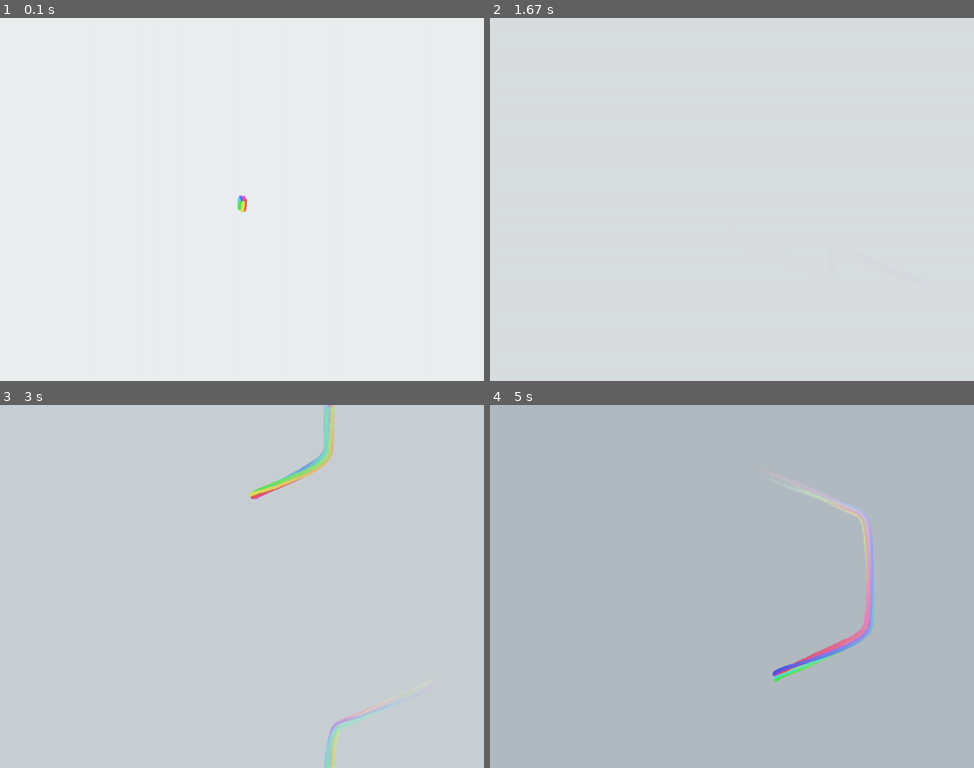
Above: before the commit, frames 1-4 (two rows, left to right).
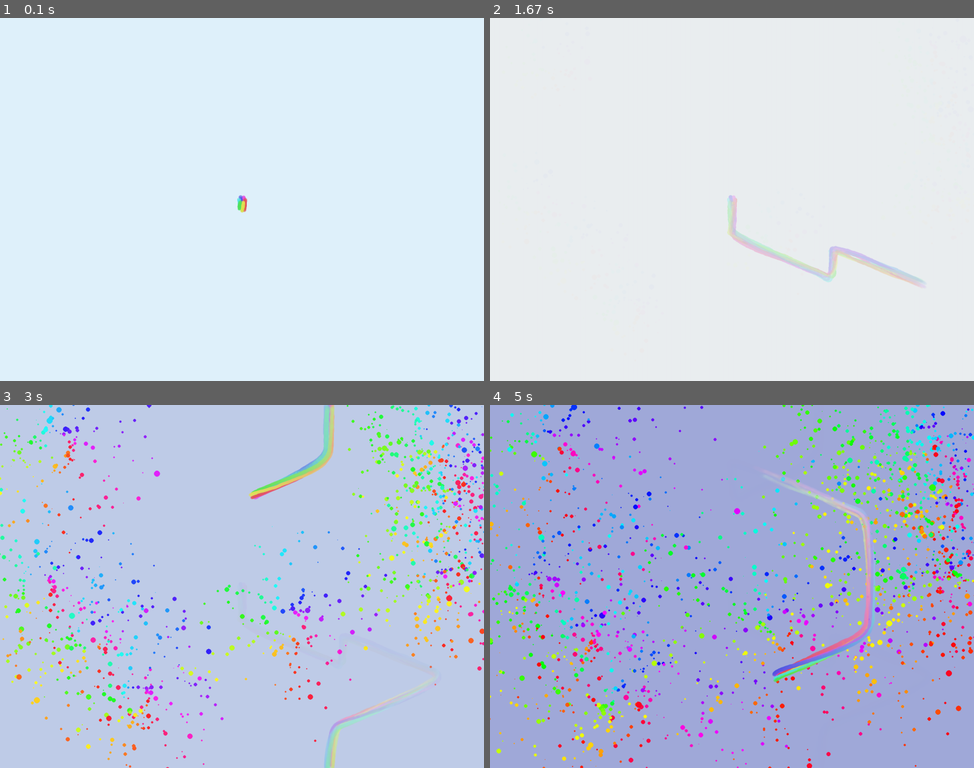
Above: after the commit, the same moments.

Repository: ddorn/jam-23-08
Game: pygame game, started from main.py
Same seed, same stepped clock (60 frames per second), same inputs: the game is played once before the commit and once after it.
Inputs (mouse positions are in pixels of both pictures, inside the frame that each line leads up to):
- Up to frame 1 (0.1 s): no input
- Up to frame 2 (1.67 s): hold Right 0.33-0.8 s; move the mouse to (712, 214) at 0.37 s; hold Up 0.83-1.13 s; move the mouse to (886, 188) at 0.87 s; hold Right 1.17-1.63 s; move the mouse to (615, 203) at 1.2 s
- Up to frame 3 (3 s): hold Left 1.67-2.2 s; move the mouse to (91, 532) at 1.7 s; hold Down 2.23-2.53 s; move the mouse to (116, 452) at 2.27 s; hold Left 2.57-2.97 s; move the mouse to (125, 513) at 2.6 s
- Up to frame 4 (5 s): hold Up 3-3.37 s; move the mouse to (707, 680) at 3.03 s; hold Right 3.4-4.03 s; move the mouse to (732, 630) at 3.43 s; hold Down 4.07-4.43 s; move the mouse to (915, 724) at 4.1 s; hold Left 4.47-4.93 s; move the mouse to (664, 510) at 4.5 s; hold Right from 4.97 s (still down)

The runs differ from the first frame. In frame 2, 0.3% of the frame differs, in the area x 49-88%, y 49-74%; in frame 3, 5.8%; in frame 4, 96%, in the area x 0-100%, y 0-100%.

Commit message:
added cool confetti

Diff:
--- a/engine/particles.py
+++ b/engine/particles.py
@@ -5,7 +5,7 @@
 
 import pygame
 import pygame.gfxdraw as gfx
-from pygame import Vector2
+from pygame import Vector2, Rect
 
 #
 __all__ = [
@@ -22,7 +22,7 @@
 ]
 
 from .assets import text
-from .utils import bounce, exp_impulse, random_in_rect
+from .utils import bounce, exp_impulse, random_in_rect, random_in_rect_and_avoid
 
 pygame.init()
 
@@ -67,11 +67,11 @@
 
 
 def rand2d(vec):
-    return (uniform(0, vec[0]), uniform(0, vec[1]))
+    return uniform(0, vec[0]), uniform(0, vec[1])
 
 
 class ParticleSystem(set):
-    fountains: "List[ParticleFountain]"
+    fountains: "list[ParticleFountain]"
 
     def __init__(self):
         super().__init__()
@@ -129,7 +129,7 @@
 
 class ParticleFountain:
     def __init__(
-        self, particle_generator: Callable[[], "Particle"], frequency=1.0,
+            self, particle_generator: Callable[[], "Particle"], frequency=1.0,
     ):
         self.generator = particle_generator
         self.frequency = frequency
@@ -152,6 +152,26 @@
             .build(),
             0.2,
         )
+
+    @classmethod
+    def screen_confetti(cls, rect: Rect, n_sources: int = 10):
+        """Spawn confetti covering the screen from n_sources positions."""
+        positions = []
+        for _ in range(n_sources):
+            positions.append(
+                Vector2(random_in_rect_and_avoid(rect, positions, 80))
+            )
+
+        return cls(
+            lambda: CircleParticle()
+            .builder()
+            .hsv(angle := uniform(0, 360), 80, 80)
+            .at(choice(positions) + polar(40, angle), angle + 90)
+            .velocity(gauss(2, 0.2), )
+            .sized(gauss(5, 2))
+            # .acceleration(-0.005)
+            .living(400)
+            .build(), frequency=n_sources)
 
 
 class Particle:
@@ -436,7 +456,7 @@
     def draw(self, surf):
         points = [
             self.pos
-            + polar(self.size, self.inner_rotation + i * 360 / self.vertices * self.vertex_step,)
+            + polar(self.size, self.inner_rotation + i * 360 / self.vertices * self.vertex_step, )
             for i in range(self.vertices)
         ]
 
@@ -539,7 +559,7 @@
 
 def main():
     SIZE = (1300, 800)
-    display = pygame.display.set_mode(SIZE,)
+    display = pygame.display.set_mode(SIZE, )
     particles = ParticleSystem()
     clock = pygame.time.Clock()
 
@@ -607,7 +627,7 @@
         "Sawubona",
         "Ngiyakwemukela",
     ]
-    texts_surfs = [DEFAULT_FONT.render(text, 1, "white") for text in texts]
+    texts_surfs = [DEFAULT_FONT.render(text, True, "white") for text in texts]
 
     def base(y):
         return lambda builder: (
@@ -623,7 +643,7 @@
         ParticleFountain(
             lambda: PolygonParticle(5, "#00a590", 2).builder().apply(base(50)).build(), 1,
         ),
-        ParticleFountain(lambda: CircleParticle("#c09540").builder().apply(base(150)).build(), 1,),
+        ParticleFountain(lambda: CircleParticle("#c09540").builder().apply(base(150)).build(), 1, ),
         ParticleFountain(
             lambda: PolygonParticle(6, "#a400a5").builder().apply(base(250)).build(), 1,
         ),
--- a/engine/utils.py
+++ b/engine/utils.py
@@ -1,10 +1,17 @@
+from __future__ import annotations
+
+
+import bisect
 from contextlib import contextmanager
 from functools import lru_cache
 from math import exp
 from random import randrange, uniform
-from typing import Tuple
+from typing import Tuple, TYPE_CHECKING
 
 import pygame
+
+if TYPE_CHECKING:
+    from pygame._common import ColorValue
 
 
 def vec2int(vec):
@@ -210,7 +217,7 @@
 
 
 def outline(surf: pygame.Surface, color=(255, 255, 255)):
-    """Create an outline on the surface of the biven color."""
+    """Create an outline on the surface of the given color."""
 
     mask = pygame.mask.from_surface(surf)
     outline = mask.outline()
@@ -231,7 +238,7 @@
 @lru_cache(1000)
 def overlay(image: pygame.Surface, color, alpha=255):
     img = pygame.Surface(image.get_size())
-    img.fill(1)  # 1 is a color unlikely to be used (hopefuly)
+    img.fill(1)  # 1 is a color unlikely to be used (hopefully)
     img.set_colorkey(1)
     img.blit(image, (0, 0))
 
@@ -275,6 +282,52 @@
     return color
 
 
+def from_hsv(hue, saturation, value):
+    """
+    Create a color from HSV values. Clamp the values to the correct range.
+
+    Args:
+        hue: The hue of the color, between 0 and 360
+        saturation: The saturation of the color, between 0 and 100
+        value: The value of the color, between 0 and 100
+    """
+
+    hue = hue % 360
+    saturation = max(0, min(100, saturation))
+    value = max(0, min(100, value))
+
+    color = pygame.Color(0)
+    color.hsva = hue, saturation, value, 100
+    return color
+
+def gradient(t: float, *color_spec: tuple[float, ColorValue]) -> pygame.Color:
+    """
+    Return a color that is a linear interpolation between the colors.
+
+    Args:
+        t: The position of the color to return
+        *color_spec: A list of (position, color) pairs. When t is between two positions, the color is interpolated.
+    """
+    assert color_spec, "At least one color must be specified"
+
+    # Sort the colors by position
+    color_spec = sorted(color_spec, key=lambda x: x[0])
+
+    if t <= color_spec[0][0]:
+        return pygame.Color(color_spec[0][1])
+    if t >= color_spec[-1][0]:
+        return pygame.Color(color_spec[-1][1])
+
+    # Find the two colors to interpolate between
+    pos = bisect.bisect(color_spec, t, key=lambda x: x[0])
+    pos1, color1 = color_spec[pos - 1]
+    pos2, color2 = color_spec[pos]
+
+    # Interpolate
+    t = (t - pos1) / (pos2 - pos1)
+    return pygame.Color(color1).lerp(color2, t)
+
+
 class Cooldown:
     def __init__(self, duration: float):
         self.auto_lock = duration
--- a/main.py
+++ b/main.py
@@ -1,15 +1,20 @@
+from __future__ import annotations
+
 import math
 import sys
+from random import gauss
 from time import time
 
 import numpy as np
 import pygame.gfxdraw
+from pygame import Rect
 
 sys.path.append("engine")
 from engine import *
 from utility import smooth_breathing
 
 SIZE = W, H = 1600, 1200
+SCREEN = Rect(0, 0, *SIZE)
 PINK = pygame.Color("#E91E63")
 ORANGE = pygame.Color("#F39C12")
 INDIGO = pygame.Color("#3F51B5")
@@ -25,12 +30,13 @@
         h,
         s,
         l * multiplier + 100 * (1 - multiplier),
-        a * multiplier**2 / 2,
+        a * multiplier ** 2 / 2,
     )
     return color
 
 
 class Blob(Object):
+    Z = 10
 
     def __init__(
             self,
@@ -129,18 +135,28 @@
         if not (0 < self.pos.y < H):
             self.pos.y %= H
 
-
-    def draw(self, gfx: GFX):
+    def draw(self, gfx: GFX, force_alpha: float | None = None):
         super().draw(gfx)
         for point, color, radius, (t, _) in reversed(self.points_to_draw):
+            if force_alpha is not None:
+                multiplier = force_alpha
+            else:
+                multiplier = 1 - (self.time - t) / self.hist_size
             pygame.gfxdraw.filled_circle(
                 gfx.surf,
                 int(point.x),
                 int(point.y),
                 radius,
-                fainter(color, 1 - (self.time - t) / self.hist_size),
+                fainter(color, multiplier),
             )
 
+
+class Fairy(Object):
+    def __init__(self, pos):
+        super().__init__(pos)
+
+    def logic(self):
+        super().logic()
 
 
 class GameState(State):
@@ -165,6 +181,9 @@
         ))
         self.use_fog = True
 
+        for i in range(10):
+            self.add(Fairy(random_in_rect(Rect(0, 0, W, H))))
+
     def handle_events(self, events):
         super().handle_events(events)
 
@@ -173,26 +192,32 @@
                 if event.key == pygame.K_SPACE:
                     self.use_fog = not self.use_fog
 
+    def logic(self):
+        super().logic()
+
+        if self.timer == 20:
+            self.particles.fountains.append(ParticleFountain.screen_confetti(SCREEN))
+
     def draw(self, gfx: "GFX"):
-        bg_color = WHITE.lerp(DARK, min(self.timer / 1000, 1))
+        bg_color = gradient(self.timer / self.FPS,
+                            (0, "#E1F5FE"),
+                            (5, "#9FA8DA"),
+                            (10, DARK),
+                            (15, BLACK),
+                            (25, (0, 0, 0)),
+                            )
         gfx.surf.fill(bg_color)
 
         super().draw(gfx)
-
-        # r = 100 + smooth_breathing(time() , 5) * 100
-        # r = int(r)
 
         s = smooth_breathing(time())
         s256 = int(s * 255)
 
         if self.use_fog:
-            self.fog.fill(bg_color)
+            self.blob.draw(GFX(self.fog), force_alpha=0.3)
             self.fog.set_alpha(s256)
             gfx.surf.blit(self.fog, (0, 0))
 
-    def logic(self):
-        super().logic()
-
 
 def main():
     App(GameState, FixedScreen(SIZE)).run()
